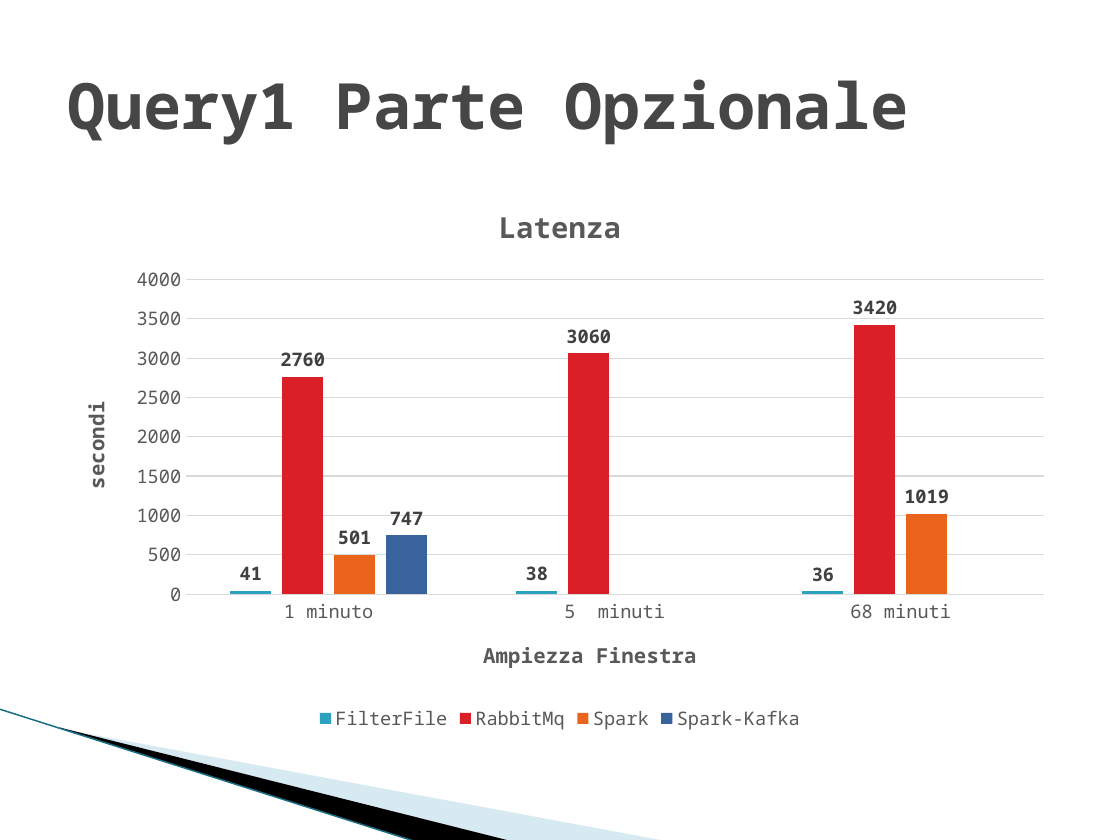
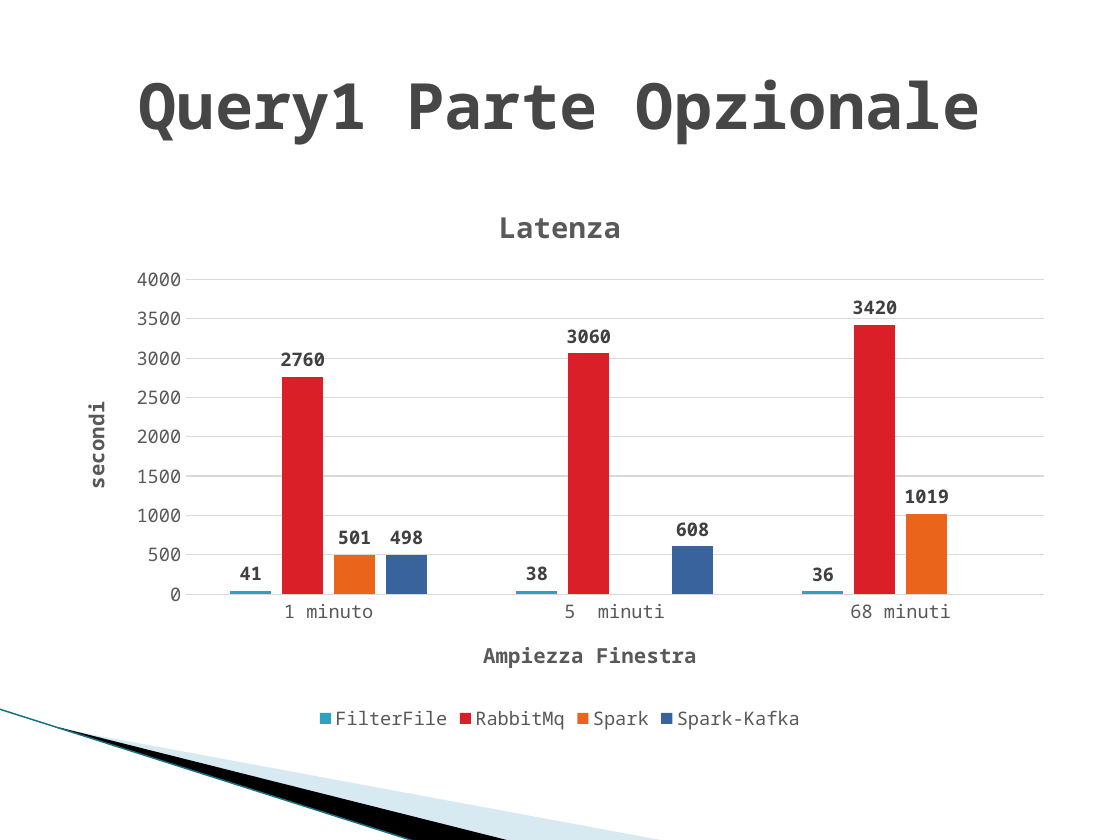
Before and after one commit to alexiey91/Flink, a slide deck: slide 22 of SABD2.pptx. Drawn at 1120x840 pixels with LibreOffice and Linux fonts; fonts in the diff are those of the drawing; background and template pictures are left out. Boxes give left, top, right and bottom in pixels: in the first picture for what was removed or moved away, otherwise in the second. Text is boxed around its words. In the diff, an @@ line names an element or a change of style, - is before the commit and + after.

```diff
--- a/SABD2.pptx
+++ b/SABD2.pptx
@@ title "Query1 Parte Opzionale" at [139, 79, 980, 145]: alignment left to centre @@
@@ column chart at [56, 181, 1064, 736] @@
@@ Spark-Kafka, 1 minuto: 747 to 498 @@
@@ Spark-Kafka, 5  minuti: - to 608 @@
```
Also in this commit, not shown: 21 other slides changed.
